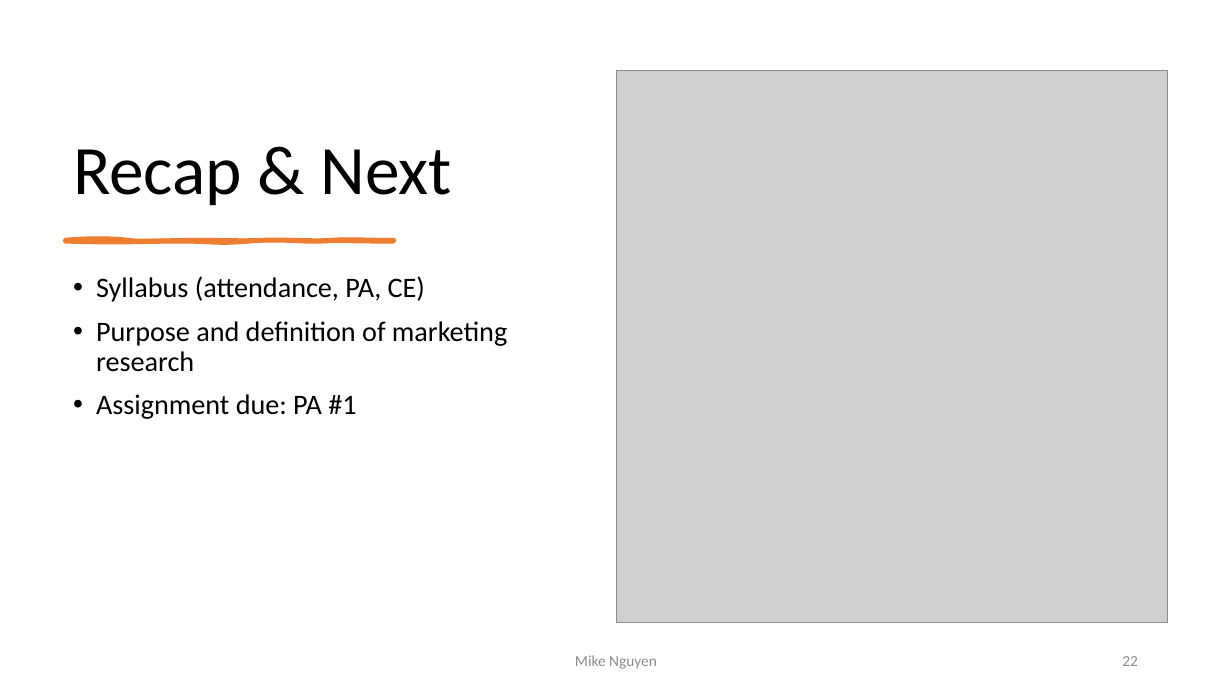
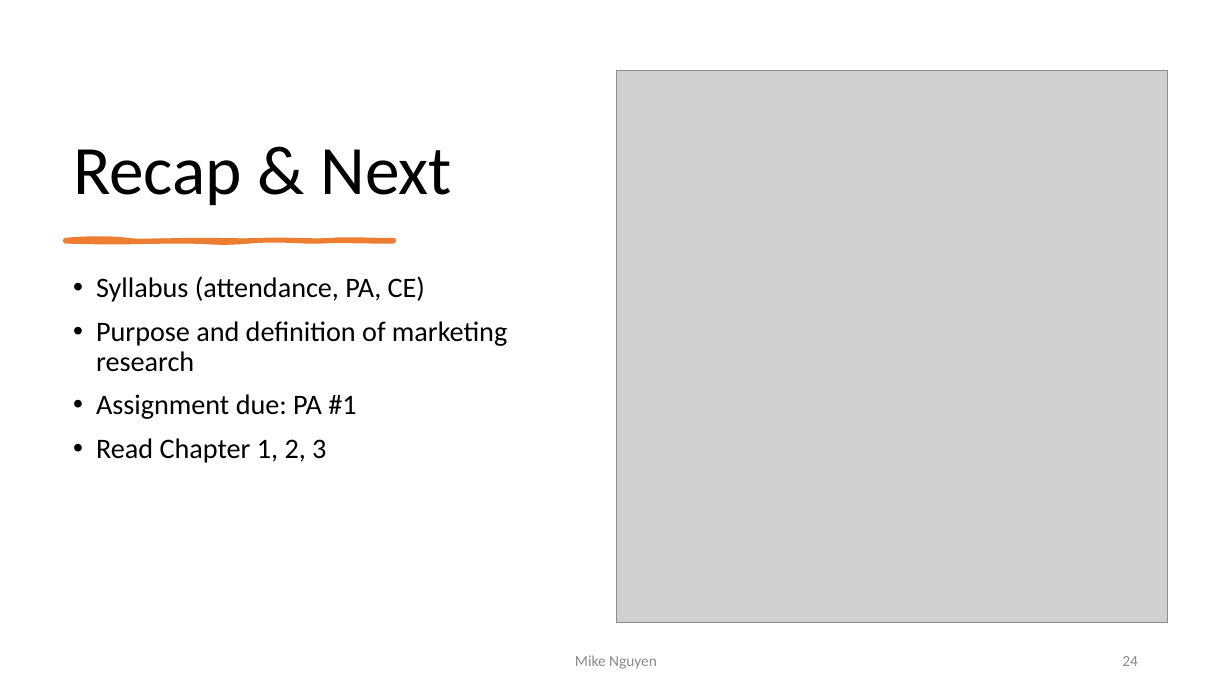
Before and after one commit to mikenguyen13/mar4050, a slide deck: slide 24 of lectures/1/1_Introduction to Marketing Research.pptx (slide 22 before the commit). Drawn at 1232x693 pixels with LibreOffice and Linux fonts; fonts in the diff are those of the drawing; grey boxes stand for pictures. Boxes give left, top, right and bottom in pixels: in the first picture for what was removed or moved away, otherwise in the second. Text is boxed around its words. In the diff, an @@ line names an element or a change of style, - is before the commit and + after.

```diff
--- a/lectures/1/1_Introduction to Marketing Research.pptx
+++ b/lectures/1/1_Introduction to Marketing Research.pptx
@@ text at box(96, 438, 326, 463): paragraph added @@
+• Read Chapter 1, 2, 3
@@ page number at box(1122, 656, 1138, 666): text changed @@
-22
+24
```
Also in this commit, not shown: 6 other slides changed, 2 slides added, 5 other files.
